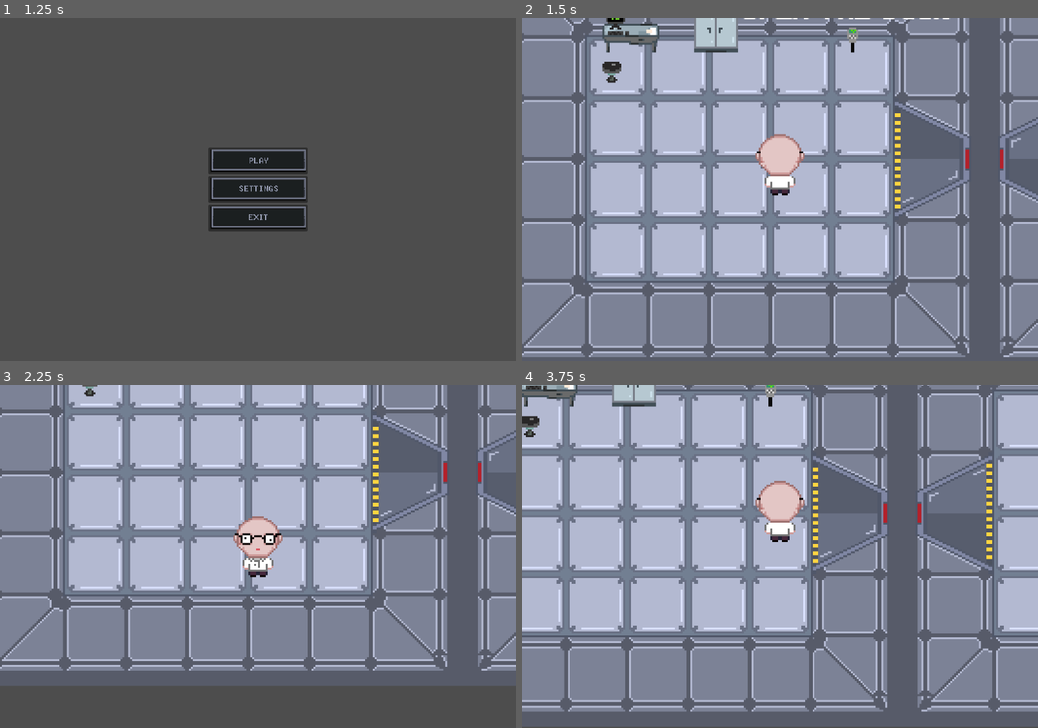
Above: before the commit, frames 1-4 (two rows, left to right).
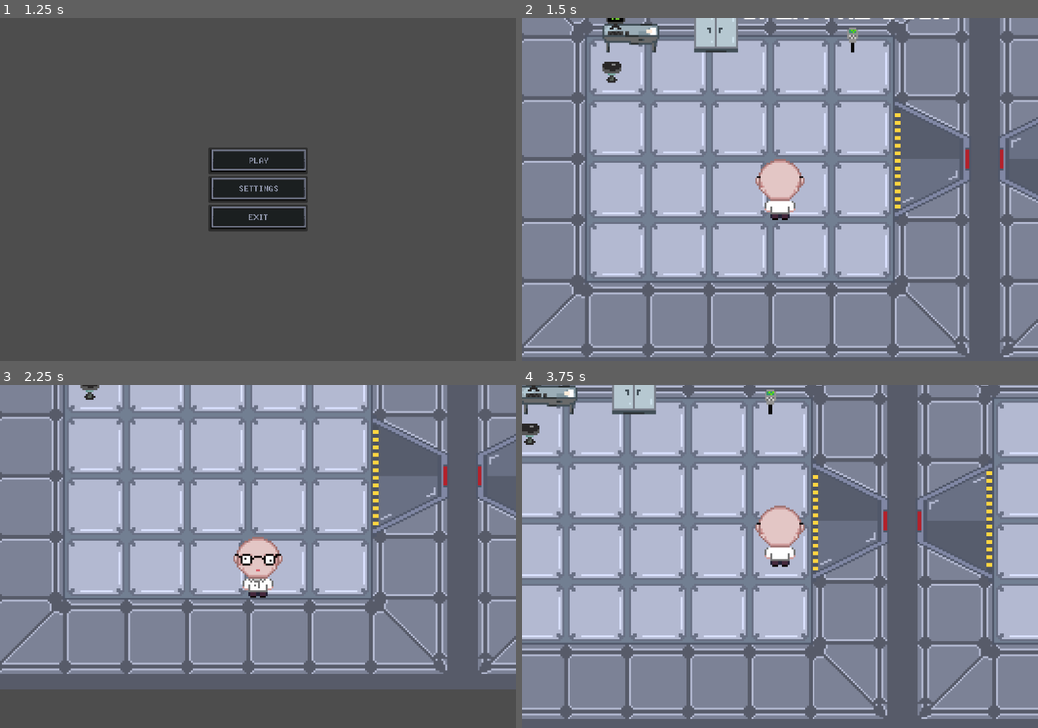
Above: after the commit, the same moments.

Repository: Pi-pol/Tachyon-race
Game: Godot game, scene res://Scenes/title.tscn
The game is run twice, just before and just after one commit, with the same random seed, the same clock (stepped at 60 frames per second) and the same inputs.
Inputs (mouse positions are in pixels of both pictures, inside the frame that each line leads up to):
- Up to frame 1 (1.25 s): tap Enter at 0.5 s; move the mouse to (371, 172) at 0.52 s; hold Right (ui_right) from 0.53 s (still down); click (371, 172) at 0.67 s
- Up to frame 2 (1.5 s): release Right (ui_right) at 1.25 s; click (780, 162) at 1.25 s
- Up to frame 3 (2.25 s): tap Space at 2 s; move the mouse to (154, 573) at 2.02 s; hold Down (ui_down) from 2.03 s (still down)
- Up to frame 4 (3.75 s): move the mouse to (831, 481) at 2.77 s; release Down (ui_down) at 2.78 s; hold Right (ui_right) 2.78-3.53 s; move the mouse to (754, 625) at 3.52 s; hold Up (ui_up) from 3.53 s (still down); click (754, 625) at 3.67 s

Frame 1 is identical in both runs. In frame 2, 1.6% of the frame differs, in the area x 45-55%, y 33-59%; in frame 3, 18%; in frame 4, 26%, in the area x 0-100%, y 0-100%.

Commit message:
Hidden inventory arc

Diff:
--- a/Scenes/player.tscn
+++ b/Scenes/player.tscn
@@ -233,17 +233,17 @@
 transitions = ["idle", "run", SubResource("AnimationNodeStateMachineTransition_61l1k"), "run", "idle", SubResource("AnimationNodeStateMachineTransition_h5mdu"), "Start", "idle", SubResource("AnimationNodeStateMachineTransition_17ta4")]
 
 [node name="Player" type="CharacterBody2D"]
-position = Vector2(113, 58)
+position = Vector2(77, 55)
 script = ExtResource("1_w5a3e")
+metadata/_edit_group_ = true
 
 [node name="Sprite2D" type="Sprite2D" parent="."]
-position = Vector2(0, -13)
 texture = ExtResource("2_ex3nf")
 hframes = 16
 frame = 4
 
 [node name="CollisionShape2D" type="CollisionShape2D" parent="."]
-position = Vector2(0, 3)
+position = Vector2(0, 7)
 rotation = 1.5708
 shape = SubResource("CapsuleShape2D_r6njw")
 
--- a/Scripts/Player.gd
+++ b/Scripts/Player.gd
@@ -43,11 +43,15 @@
 
 
 func _on_item_item_collected(Name):
+	print("Picked up")
 	if(inventory==""):
 		inventory=Name
 	else:
 		print(inventory)
+		var world = get_node(".")
 		var scene = load(inventory)
 		var object = scene.instantiate()
-		call_deferred("add_child",object)
-		get_tree().create_timer(6).timeout
+		object.position = position
+		world.add_sibling(object)
+		inventory = Name
+		#object.position
--- a/Scripts/item.gd
+++ b/Scripts/item.gd
@@ -1,8 +1,21 @@
 extends Node2D
+
+var time_since_dropped
+var threshold = 3
 
 signal itemCollected(Name)
 
+func _ready():
+	print("item spawned")
+	print(position)
+	print(get_parent())
+	time_since_dropped = 0
+
+func _physics_process(delta):
+	time_since_dropped += delta
+
 
 func _on_action_fild_area_entered(area):
-	itemCollected.emit("res://Scenes/item.tscn")
-	queue_free()
+	if time_since_dropped >= threshold:
+		itemCollected.emit("res://Scenes/item.tscn")
+		queue_free()
--- a/settings.json
+++ b/settings.json
@@ -1 +1 @@
-{"fullscreen":true,"resolution":2,"volume":1}
+{"fullscreen":false,"resolution":2,"volume":1}
Not shown, added: Assets/main_background.png.import
Not shown: 1 places in Scenes/1stlevel.tscn that only renumber resources
Not shown: 1 places in Scenes/item.tscn that only renumber resources
